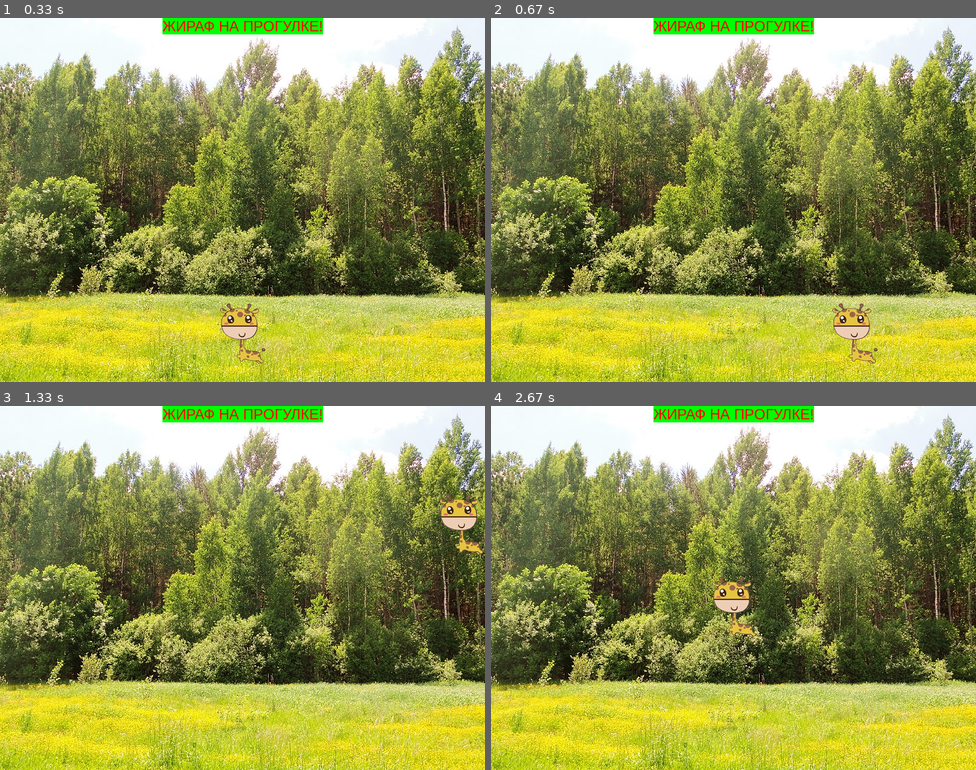
Above: before the commit, frames 1-4 (two rows, left to right).
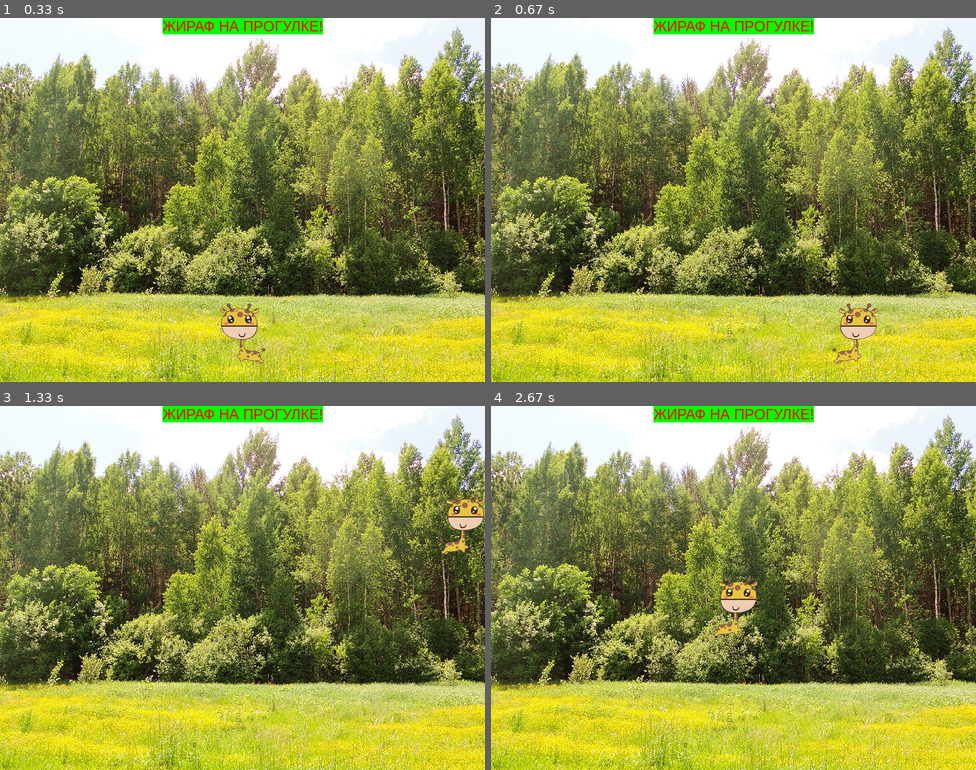
Above: after the commit, the same moments.

Repository: skylinetmk/MyPyGame
Game: pygame game, started from my_learning_scripts/images_and_fonts.py
The game is run twice, just before and just after one commit, with the same random seed, the same clock (stepped at 60 frames per second) and the same inputs.
Inputs:
- Up to frame 1 (0.33 s): no input
- Up to frame 2 (0.67 s): hold Right from 0.33 s (still down)
- Up to frame 3 (1.33 s): release Right at 0.8 s; hold Right 0.83-1.3 s; tap Space at 0.9, 1.2 s
- Up to frame 4 (2.67 s): hold Left 1.33-1.87 s; tap Space at 1.4, 1.7, 1.97, 2.27, 2.4 s; hold Left 1.9-2.3 s; hold Right from 2.33 s (still down)

Frame 1 is identical in both runs. In frame 2, 0.7% of the frame differs, in the area x 70-80%, y 78-95%; in frame 3, 0.7%; in frame 4, 0.7%.

Commit message:
Заставил жирафа при движении разворачиваться в нужную сторону, создав для него несколько поверхностей.

Diff:
--- a/my_learning_scripts/images_and_fonts.py
+++ b/my_learning_scripts/images_and_fonts.py
@@ -40,7 +40,12 @@
 SC_background = pygame.image.load("images/background.jpg").convert()  # картинка - это тоже поверхность
 SC_background_rect = SC_background.get_rect(width=SC_Width, height=SC_Height)
 
-my_hero = pygame.image.load("images/my_hero_giraf.png").convert_alpha()  # картинка - это тоже поверхность
+my_hero_surf = pygame.image.load("images/my_hero_giraf.png").convert_alpha()  # картинка - это тоже поверхность
+my_hero_left = my_hero_surf
+my_hero_right = pygame.transform.flip(my_hero_surf,1,0)   # 1 и 0 трансформация по горизонтали и вертикали соотвественно
+
+my_hero = my_hero_left
+
 my_hero_rect = my_hero.get_rect(centerx=SC_Width // 2, width=my_hero_width, height=my_hero_height) # устанавливаем центр персонажа по X в центре экрана и другие параметры
 my_hero_rect.bottom = my_hero_bottom #устанавливаем нижнюю часть героя по верху земли
 
@@ -58,11 +63,13 @@
     если уперлись в границы экрана, то дальше не жвигаемся'''
     keys = pygame.key.get_pressed()
     if keys[pygame.K_LEFT]:
+        my_hero = my_hero_left
         my_hero_rect.x -= hero_go_speed
         #уперлись в левую границу экрана
         if my_hero_rect.x < 0:
             my_hero_rect.x = 0
     elif keys[pygame.K_RIGHT]:
+        my_hero = my_hero_right
         my_hero_rect.x += hero_go_speed
         # уперлись в левую границу экрана
         if my_hero_rect.x > SC_Width - my_hero_rect.width:
